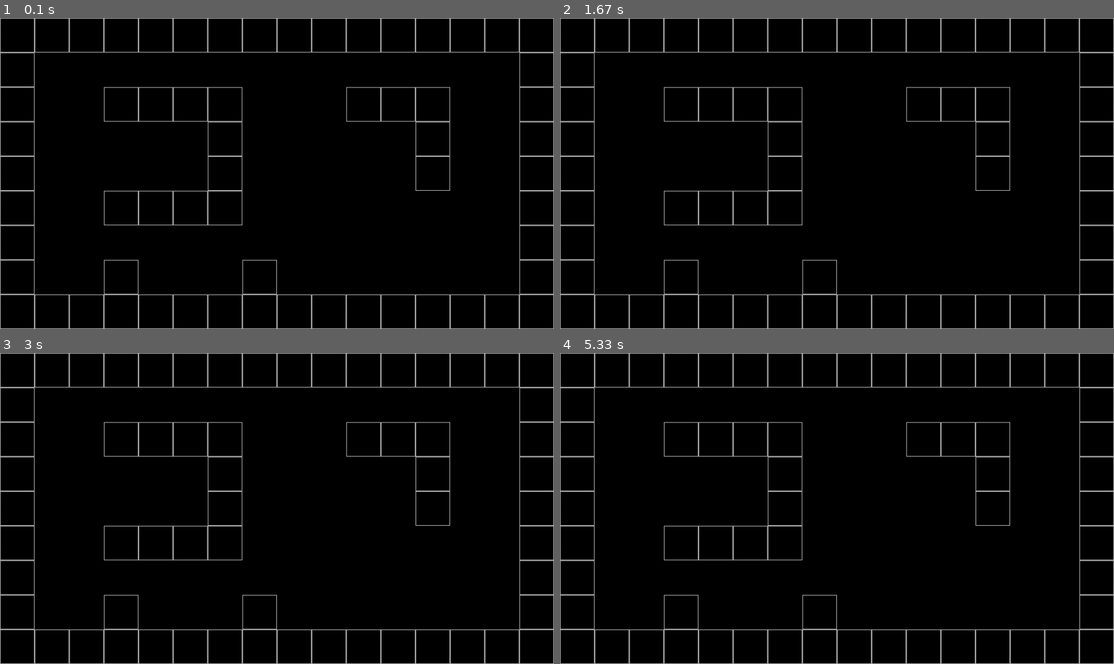
Above: before the commit, frames 1-4 (two rows, left to right).
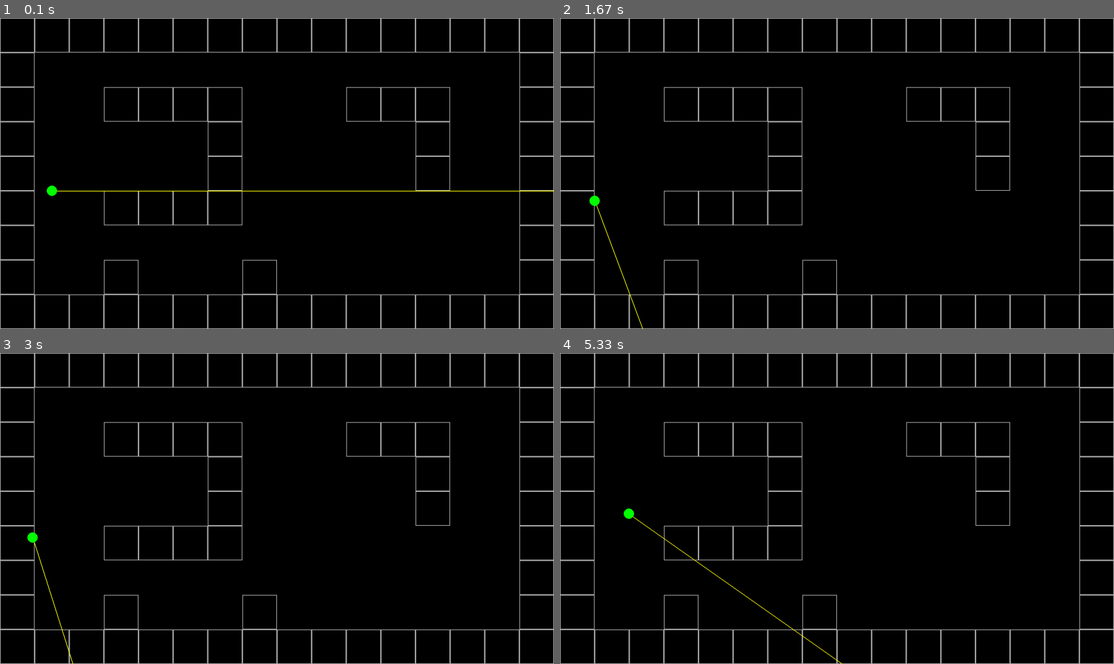
Above: after the commit, the same moments.

Repository: DonatasNoreika/pygame_doom
Game: pygame game, started from main.py
The game is run twice, just before and just after one commit, with the same random seed, the same clock (stepped at 60 frames per second) and the same inputs.
Inputs:
- Up to frame 1 (0.1 s): no input
- Up to frame 2 (1.67 s): hold Right 0.33-0.8 s; hold Right 0.83-1.3 s; hold D 0.83-1.3 s; hold Left from 1.33 s (still down); hold A from 1.33 s (still down)
- Up to frame 3 (3 s): release Left at 1.87 s; release A at 1.87 s; hold Left 1.9-2.3 s; hold A 1.9-2.3 s; hold Right 2.33-2.97 s; hold D 2.33-2.97 s
- Up to frame 4 (5.33 s): hold Left 3-3.47 s; hold A 3-3.47 s; hold Right 3.5-3.97 s; hold D 3.5-3.97 s; hold Right 4-4.47 s; hold D 4-4.47 s; hold Left 4.5-5.03 s; hold A 4.5-5.03 s; hold Left from 5.07 s (still down); hold A from 5.07 s (still down)

The runs differ from the first frame. In frame 1, 0.4% of the frame differs, in the area x 8-100%, y 53-58%; in frame 2, 0.1%; in frame 3, 0.1%; in frame 4, 0.2%.

Commit message:
Pridėtas žaidėjas 2D žemėlapyje su taikiniu, jis juda

Diff:
--- a/main.py
+++ b/main.py
@@ -3,6 +3,7 @@
 import sys
 from settings import RES, FPS
 from map import Map
+from player import Player
 
 class Game:
     def __init__(self):
@@ -14,14 +15,18 @@
 
     def new_game(self):
         self.map = Map(self)
+        self.player = Player(self)
 
     def update(self):
+        self.player.update()
         pg.display.flip()
         self.delta_time = self.clock.tick(FPS)
+        pg.display.set_caption(f"{self.clock.get_fps() :.1f}")
 
     def draw(self):
         self.screen.fill("black")
         self.map.draw()
+        self.player.draw()
 
     def check_events(self):
         for event in pg.event.get():
--- a/player.py
+++ b/player.py
@@ -1,5 +1,5 @@
 
-from settings import PLAYER_POS, PLAYER_ANGLE, PLAYER_SPEED, PLAYER_ROT_SPEED
+from settings import PLAYER_POS, PLAYER_ANGLE, PLAYER_SPEED, PLAYER_ROT_SPEED, WIDTH, HEIGHT
 import pygame as pg
 import math
 
@@ -11,11 +11,11 @@
 
     def movement(self):
         sin_a = math.sin(self.angle)
-        cos_b = math.sin(self.angle)
+        cos_a = math.cos(self.angle)
         dx, dy = 0, 0
         speed = PLAYER_SPEED * self.game.delta_time
         speed_sin = speed * sin_a
-        speed_cos = speed * cos_b
+        speed_cos = speed * cos_a
 
         keys = pg.key.get_pressed()
         if keys[pg.K_w]:
@@ -31,6 +31,20 @@
             dx += -speed_sin
             dy += speed_cos
 
+        self.x += dx
+        self.y += dy
+
+        if keys[pg.K_LEFT]:
+            self.angle -= PLAYER_ROT_SPEED * self.game.delta_time
+        if keys[pg.K_RIGHT]:
+            self.angle += PLAYER_ROT_SPEED * self.game.delta_time
+        self.angle %= math.tau
+
+    def draw(self):
+        pg.draw.line(self.game.screen, 'yellow', (self.x * 100, self.y * 100),
+                     (self.x * 100 + WIDTH * math.cos(self.angle),
+                     self.y * 100 + WIDTH * math.sin(self.angle)), 2)
+        pg.draw.circle(self.game.screen, 'green', (self.x * 100, self.y * 100), 15)
 
 
     def update(self):
--- a/settings.py
+++ b/settings.py
@@ -1,6 +1,6 @@
 
 RES = WIDTH, HEIGHT = 1600, 900
-FPS = 60
+FPS = 144
 
 PLAYER_POS = 1.5, 5
 PLAYER_ANGLE = 0
